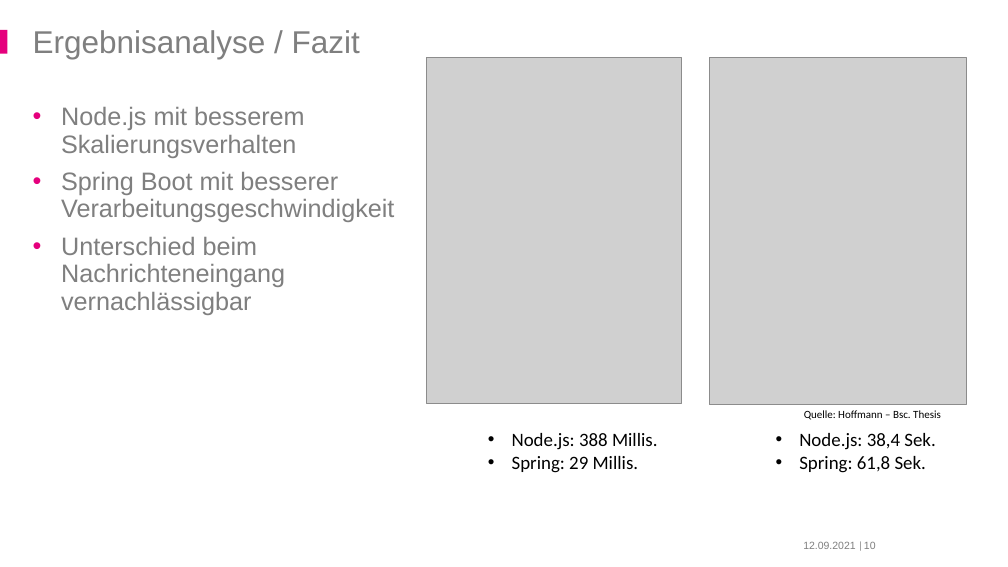
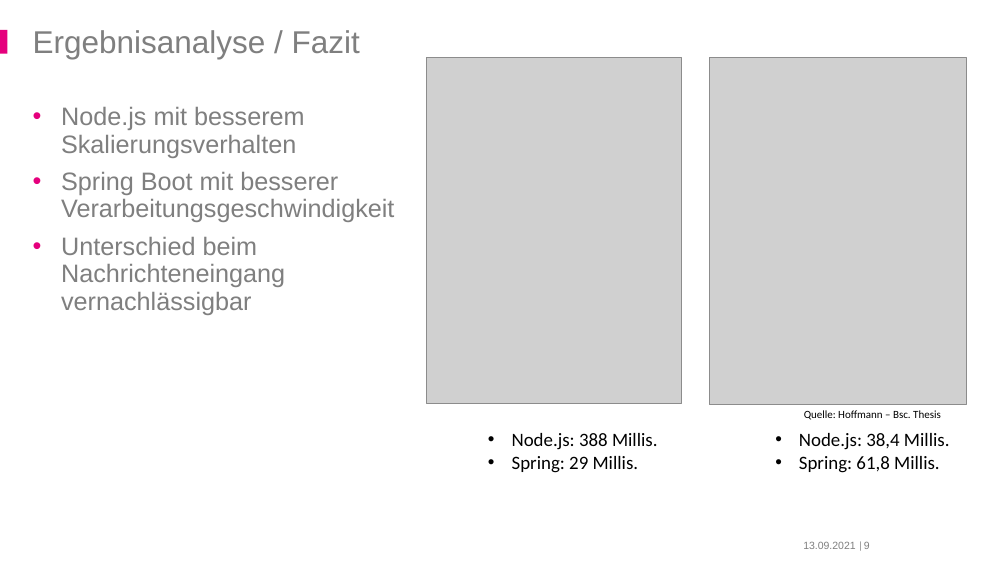
Before and after one commit to derMacon/serverless-bsc-thesis, a slide deck: slide 9 of slides/dps/hoffmann_serverless_dps.pptx (slide 10 before the commit). Drawn at 1008x567 pixels with LibreOffice and Linux fonts; fonts in the diff are those of the drawing; grey boxes stand for pictures; background and template pictures are left out. Boxes give left, top, right and bottom in pixels: in the first picture for what was removed or moved away, otherwise in the second. Text is boxed around its words. In the diff, an @@ line names an element or a change of style, - is before the commit and + after.

```diff
--- a/slides/dps/hoffmann_serverless_dps.pptx
+++ b/slides/dps/hoffmann_serverless_dps.pptx
@@ text at box(799, 433, 950, 473): text changed @@
-• Node.js: 38,4 Sek.
-• Spring: 61,8 Sek.
+• Node.js: 38,4 Millis.
+• Spring: 61,8 Millis.
@@ page number at box(864, 542, 870, 549): text changed @@
-10
+9
```
Also in this commit, not shown: 29 other slides changed, 1 slide added.
